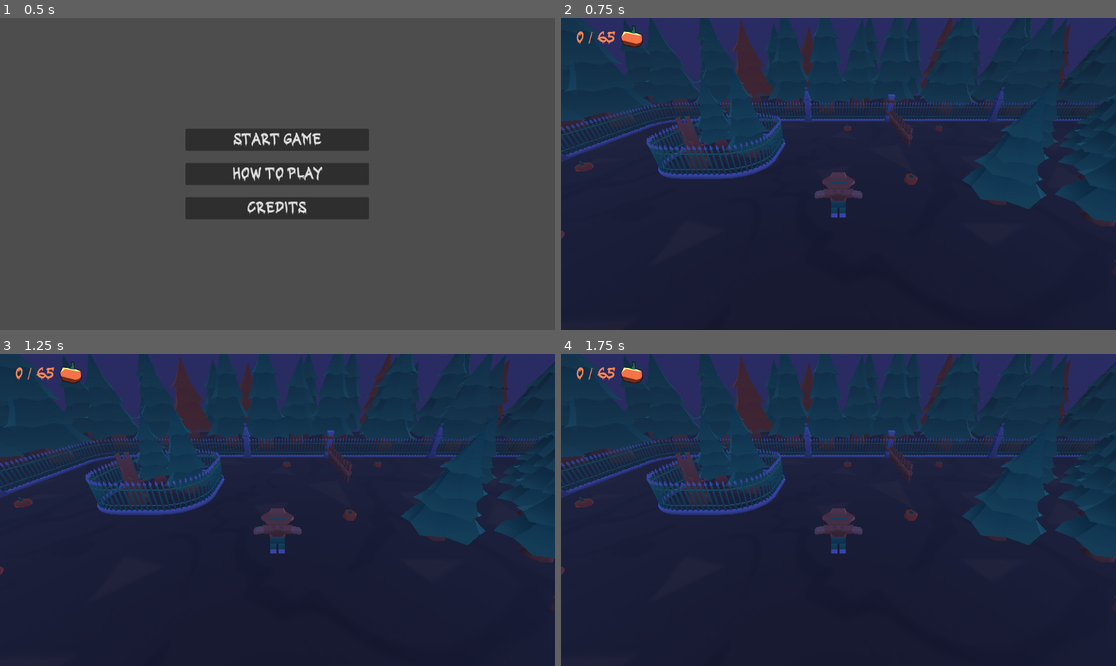
Above: before the commit, frames 1-4 (two rows, left to right).
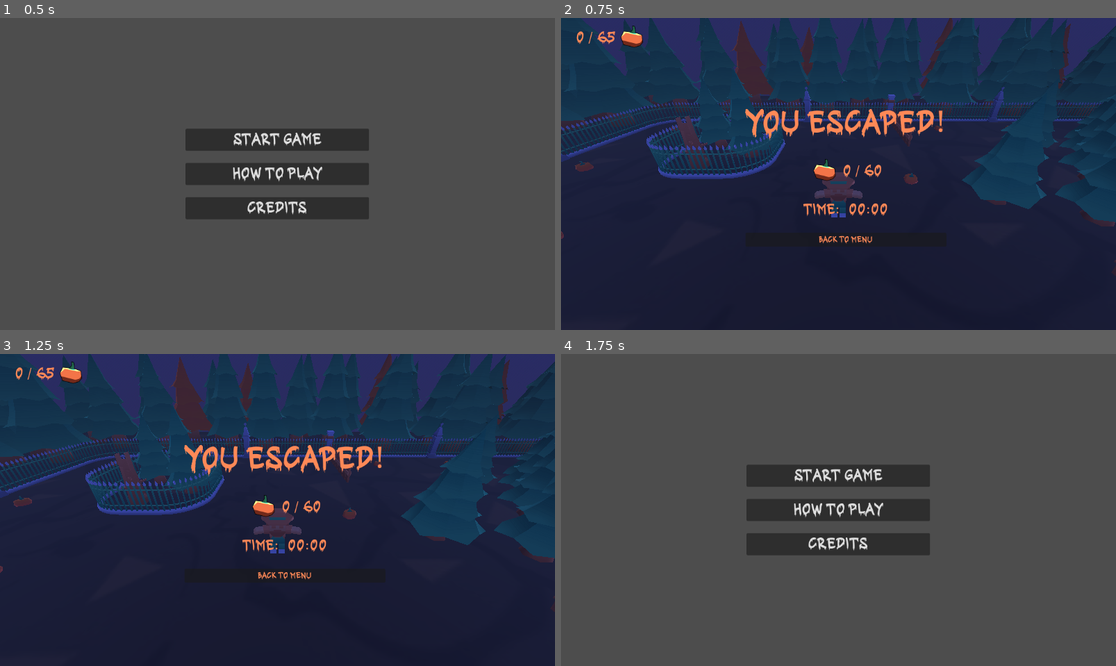
Above: after the commit, the same moments.

Repository: BuendiaGames/SpookyComecocos
Game: Godot game, scene res://core/menu/mainmenu.tscn
Two runs of this game, one before a commit and one after it. Both use one fixed random seed, a clock stepped at 60 frames per second and the inputs below.
Inputs (mouse positions are in pixels of both pictures, inside the frame that each line leads up to):
- Up to frame 1 (0.5 s): no input
- Up to frame 2 (0.75 s): click "Start game" at 0.5 s
- Up to frame 3 (1.25 s): no input
- Up to frame 4 (1.75 s): click (844, 575) at 1.25 s, where only the run after the commit has a clickable "Back to menu"

Frame 1 is identical in both runs. In frame 2, 2.1% of the frame differs, in the area x 0-69%, y 29-73%; in frame 3, 2.1%; in frame 4, 95%, in the area x 0-100%, y 0-100%.

Commit message:
Fixeaos los colisionadores esos que daban asco

Diff:
--- a/core/globals/GameManager.gd
+++ b/core/globals/GameManager.gd
@@ -21,7 +21,7 @@
 
 func play_background_song(name):
 	musicplayer.stop()
-	musicplayer.stream = load("res://music/spooky_"+name+".ogg")
+	#musicplayer.stream = load("res://music/spooky_"+name+".ogg")
 	musicplayer.play()
 
 #Permite saber al GameManager la existencia de nuestra UI para poder actualizarla
--- a/core/levels/nivel1.tscn
+++ b/core/levels/nivel1.tscn
@@ -54,7 +54,7 @@
 [ext_resource type="PackedScene" uid="uid://cpkvpuyij6rgi" path="res://3dmodels/pine-fall.glb" id="52_mngep"]
 
 [sub_resource type="BoxShape3D" id="BoxShape3D_febsr"]
-size = Vector3(3.03809, 1, 5.89072)
+size = Vector3(2.4336, 1, 5.89072)
 
 [sub_resource type="BoxShape3D" id="BoxShape3D_u7ep7"]
 size = Vector3(3.45146, 1, 3.19509)
@@ -63,10 +63,10 @@
 size = Vector3(3.07867, 1, 3.07829)
 
 [sub_resource type="BoxShape3D" id="BoxShape3D_vdor6"]
-size = Vector3(1.68221, 1, 1.53621)
+size = Vector3(1.68221, 1, 1.27738)
 
 [sub_resource type="BoxShape3D" id="BoxShape3D_a53vf"]
-size = Vector3(6.86238, 1, 3.81938)
+size = Vector3(4.993, 1, 3.81938)
 
 [sub_resource type="BoxShape3D" id="BoxShape3D_3hsel"]
 size = Vector3(2.03029, 1, 1.62428)
@@ -78,7 +78,10 @@
 size = Vector3(2.92713, 1, 2.99059)
 
 [sub_resource type="BoxShape3D" id="BoxShape3D_6unrx"]
-size = Vector3(6.9747, 1, 5.36032)
+size = Vector3(4.57671, 1, 5.36032)
+
+[sub_resource type="BoxShape3D" id="BoxShape3D_xvufc"]
+size = Vector3(6.96365, 1, 2.77758)
 
 [sub_resource type="BoxShape3D" id="BoxShape3D_ntt2f"]
 size = Vector3(2.28878, 1, 4.30858)
@@ -787,6 +790,9 @@
 [node name="altar-wood2" parent="escenario/obstaculos" instance=ExtResource("4_5k6xs")]
 transform = Transform3D(1, 0, 0, 0, 1, 0, 0, 0, 1, 7.70865, 0, 14.7716)
 
+[node name="altar-wood4" parent="escenario/obstaculos" instance=ExtResource("4_5k6xs")]
+transform = Transform3D(1, 0, 0, 0, 1, 0, 0, 0, 1, 5.83101, 0, 17.4184)
+
 [node name="altar-wood3" parent="escenario/obstaculos" instance=ExtResource("4_5k6xs")]
 transform = Transform3D(1, 0, 0, 0, 1, 0, 0, 0, 1, 18.6837, 0, 34.7916)
 
@@ -890,7 +896,7 @@
 transform = Transform3D(1, 0, 0, 0, 1, 0, 0, 0, 1, 6.87442, 0, 15.8994)
 
 [node name="gravestone-decorative3" parent="escenario/obstaculos" instance=ExtResource("17_5ydxr")]
-transform = Transform3D(1, 0, 0, 0, 1, 0, 0, 0, 1, 11.7175, 0, 15.8994)
+transform = Transform3D(1, 0, 0, 0, 1, 0, 0, 0, 1, 9.92063, 0, 15.7783)
 
 [node name="gravestone-flat-open2" parent="escenario/obstaculos" instance=ExtResource("18_0q5ax")]
 transform = Transform3D(1, 0, 0, 0, 1, 0, 0, 0, 1, 36.0875, 0, 16.8265)
@@ -1112,10 +1118,13 @@
 transform = Transform3D(1, 0, 0, 0, 1, 0, 0, 0, 1, 20.526, 0, 27.6213)
 
 [node name="grave3" parent="escenario/obstaculos" instance=ExtResource("11_wm1jc")]
-transform = Transform3D(1, 0, 0, 0, 1, 0, 0, 0, 1, 19.5348, 0, 23.5239)
+transform = Transform3D(1, 0, 0, 0, 1, 0, 0, 0, 1, 19.6567, 0, 23.5239)
+
+[node name="grave6" parent="escenario/obstaculos" instance=ExtResource("11_wm1jc")]
+transform = Transform3D(1, 0, 0, 0, 1, 0, 0, 0, 1, 18.8364, 0, 23.5239)
 
 [node name="grave4" parent="escenario/obstaculos" instance=ExtResource("11_wm1jc")]
-transform = Transform3D(1, 0, 0, 0, 1, 0, 0, 0, 1, 20.244, 0, 23.5239)
+transform = Transform3D(1, 0, 0, 0, 1, 0, 0, 0, 1, 20.4047, 0, 23.5239)
 
 [node name="grave5" parent="escenario/obstaculos" instance=ExtResource("11_wm1jc")]
 transform = Transform3D(1, 0, 0, 0, 1, 0, 0, 0, 1, 20.3602, 0, 25.4811)
@@ -1832,7 +1841,7 @@
 transform = Transform3D(1, 0, 0, 0, 1, 0, 0, 0, 1, 19.4473, 0, 24.8738)
 
 [node name="CollisionShape3D" type="CollisionShape3D" parent="colliders/caja1"]
-transform = Transform3D(1, 0, 0, 0, 1, 0, 0, 0, 1, 0, 0, 0.532364)
+transform = Transform3D(1, 0, 0, 0, 1, 0, 0, 0, 1, 0.302248, 0, 0.532364)
 shape = SubResource("BoxShape3D_febsr")
 
 [node name="caja2" type="StaticBody3D" parent="colliders"]
@@ -1851,12 +1860,14 @@
 transform = Transform3D(1, 0, 0, 0, 1, 0, 0, 0, 1, 5.048, 0, 21.6624)
 
 [node name="CollisionShape3D" type="CollisionShape3D" parent="colliders/caja4"]
+transform = Transform3D(1, 0, 0, 0, 1, 0, 0, 0, 1, 0, 0, 0.129414)
 shape = SubResource("BoxShape3D_vdor6")
 
 [node name="caja5" type="StaticBody3D" parent="colliders"]
 transform = Transform3D(1, 0, 0, 0, 1, 0, 0, 0, 1, 8.48801, 0, 16.127)
 
 [node name="CollisionShape3D" type="CollisionShape3D" parent="colliders/caja5"]
+transform = Transform3D(1, 0, 0, 0, 1, 0, 0, 0, 1, -0.818644, 0, 0)
 shape = SubResource("BoxShape3D_a53vf")
 
 [node name="caja6" type="StaticBody3D" parent="colliders"]
@@ -1883,8 +1894,15 @@
 transform = Transform3D(1, 0, 0, 0, 1, 0, 0, 0, 1, 19.9637, 0, 4.59441)
 
 [node name="CollisionShape3D" type="CollisionShape3D" parent="colliders/caja9"]
-transform = Transform3D(1, 0, 0, 0, 1, 0, 0, 0, 1, -0.455431, 0, 0.195198)
+transform = Transform3D(1, 0, 0, 0, 1, 0, 0, 0, 1, 0.743567, 0, 0.195198)
 shape = SubResource("BoxShape3D_6unrx")
+
+[node name="caja51" type="StaticBody3D" parent="colliders"]
+transform = Transform3D(1, 0, 0, 0, 1, 0, 0, 0, 1, 19.9637, 0, 4.59441)
+
+[node name="CollisionShape3D" type="CollisionShape3D" parent="colliders/caja51"]
+transform = Transform3D(1, 0, 0, 0, 1, 0, 0, 0, 1, -0.449903, 0, 1.4209)
+shape = SubResource("BoxShape3D_xvufc")
 
 [node name="caja10" type="StaticBody3D" parent="colliders"]
 transform = Transform3D(1, 0, 0, 0, 1, 0, 0, 0, 1, 29.2043, 0, 8.35898)
--- a/core/objects/calabaza.tscn
+++ b/core/objects/calabaza.tscn
@@ -6,7 +6,8 @@
 radius = 0.2
 
 [sub_resource type="Animation" id="Animation_ltkr7"]
-length = 0.001
+length = 2.0
+loop_mode = 1
 tracks/0/type = "value"
 tracks/0/imported = false
 tracks/0/enabled = true
@@ -14,10 +15,10 @@
 tracks/0/interp = 1
 tracks/0/loop_wrap = true
 tracks/0/keys = {
-"times": PackedFloat32Array(0),
-"transitions": PackedFloat32Array(1),
+"times": PackedFloat32Array(0, 0.966667, 2),
+"transitions": PackedFloat32Array(1, 1, 1),
 "update": 0,
-"values": [Vector3(0, 0, 0)]
+"values": [Vector3(0, 0, 0), Vector3(0, 0.0358276, 0), Vector3(0, 0, 0)]
 }
 tracks/1/type = "value"
 tracks/1/imported = false
@@ -26,10 +27,10 @@
 tracks/1/interp = 1
 tracks/1/loop_wrap = true
 tracks/1/keys = {
-"times": PackedFloat32Array(0),
-"transitions": PackedFloat32Array(1),
+"times": PackedFloat32Array(0, 1, 2),
+"transitions": PackedFloat32Array(1, 1, 1),
 "update": 0,
-"values": [Vector3(0, 0, 0)]
+"values": [Vector3(0, 0, 0), Vector3(0, 3.14159, -0.202458), Vector3(0, 6.28319, 0)]
 }
 
 [sub_resource type="Animation" id="Animation_3siqd"]
@@ -75,7 +76,8 @@
 transform = Transform3D(1, 0, 0, 0, 1, 0, 0, 0, 1, 0, 0.109028, 0)
 shape = SubResource("SphereShape3D_4xdoa")
 
-[node name="player" type="AnimationTree" parent="."]
+[node name="player" type="AnimationPlayer" parent="."]
 libraries = {
 "": SubResource("AnimationLibrary_055ro")
 }
+autoplay = "RESET"
--- a/core/ui/ui.tscn
+++ b/core/ui/ui.tscn
@@ -52,7 +52,6 @@
 texture = ExtResource("3_3s1p6")
 
 [node name="results" type="MarginContainer" parent="." groups=["nodo_ui"]]
-visible = false
 layout_mode = 1
 anchors_preset = 8
 anchor_left = 0.5
@@ -74,7 +73,7 @@
 
 [node name="results" type="Label" parent="results/container_results"]
 layout_mode = 2
-text = "You scaped!"
+text = "You escaped!"
 label_settings = SubResource("LabelSettings_f44ay")
 
 [node name="container" type="HBoxContainer" parent="results/container_results"]
Not shown: 1 places in core/levels/nivel1.tscn that only renumber resources
